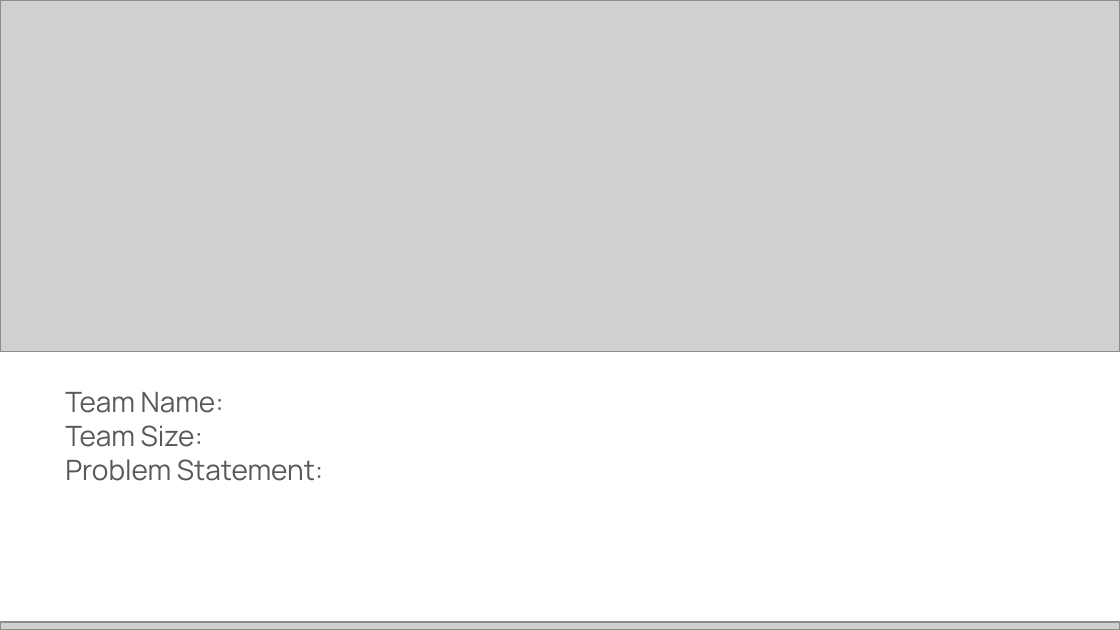
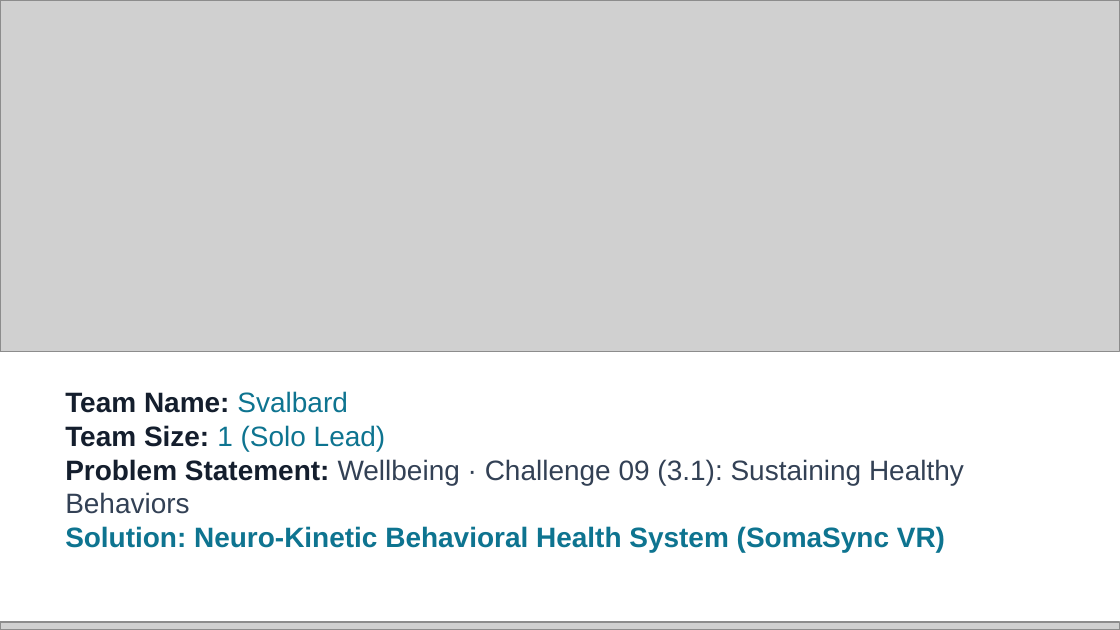
Before and after one commit to chiraghs/Neuro-Kinetic-Behavioral-Health-System, a slide deck: slide 1 of [PUB] Future Health Digital Innovation Challenge | Submission Template.pptx. Drawn at 1120x630 pixels with LibreOffice and Linux fonts; fonts in the diff are those of the drawing; grey boxes stand for pictures. Boxes give left, top, right and bottom in pixels: in the first picture for what was removed or moved away, otherwise in the second. Text is boxed around its words. In the diff, an @@ line names an element or a change of style, - is before the commit and + after.

Commit message:
Populate all 16 slides of challenge pitch deck for Challenge 09

```diff
--- a/[PUB] Future Health Digital Innovation Challenge | Submission Template.pptx
+++ b/[PUB] Future Health Digital Innovation Challenge | Submission Template.pptx
@@ text at (65,391,964,552): text changed; font Manrope to Arial; text colour #595959 to #0E7490; bold on @@
-Team Name:
-Team Size:
-Problem Statement:
+Team Name: Svalbard
+Team Size: 1 (Solo Lead)
+Problem Statement: Wellbeing · Challenge 09 (3.1): Sustaining Healthy Behaviors
+Solution: Neuro-Kinetic Behavioral Health System (SomaSync VR)
```
Also in this commit, not shown: 13 other slides changed, 2 slides added, 2 slides removed, 1 other file.
